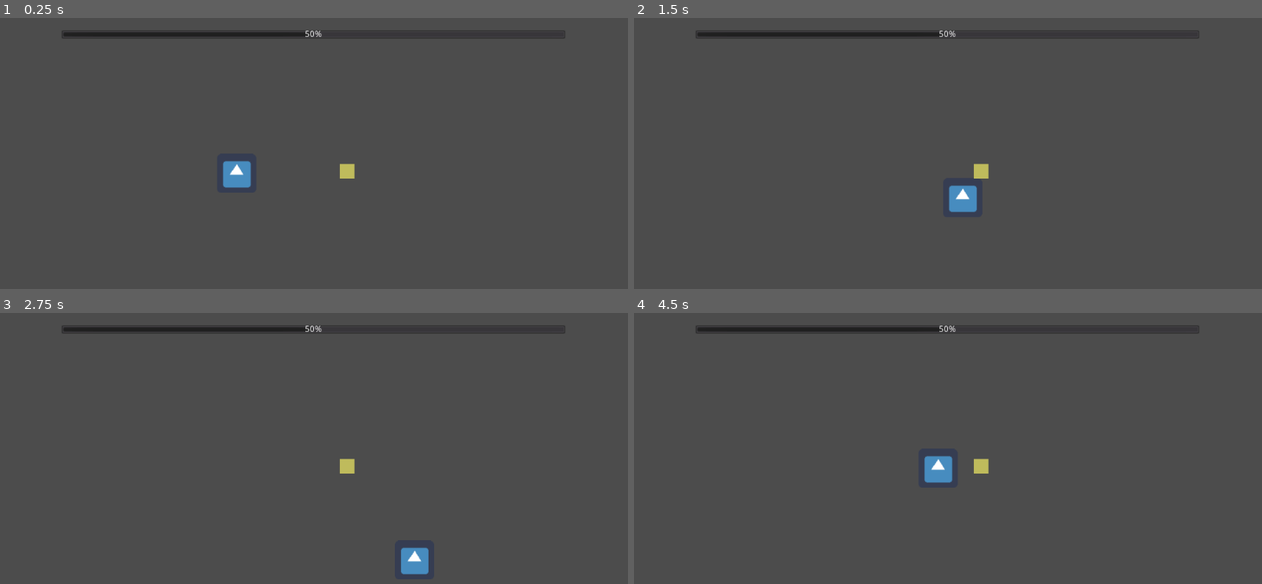
Above: before the commit, frames 1-4 (two rows, left to right).
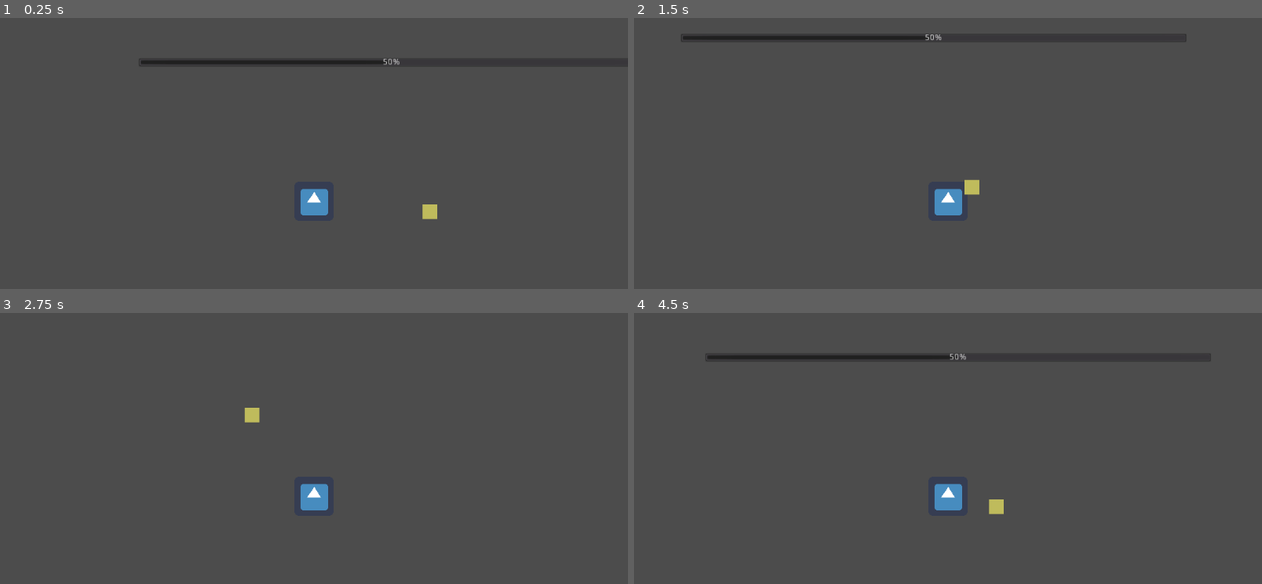
Above: after the commit, the same moments.

Repository: kris-pearman/global-game-jam-2021
Game: Godot game, scene res://Scenes/Game.tscn
The game is run twice, just before and just after one commit, with the same random seed, the same clock (stepped at 60 frames per second) and the same inputs. The engine's default icon, where the game draws it, is replaced by a stand-in: a white triangle on a blue panel in a dark square.
Inputs:
- Up to frame 1 (0.25 s): no input
- Up to frame 2 (1.5 s): tap Enter at 0.5 s; hold Right (right) 0.53-1.28 s; hold Down (down) from 1.28 s (still down)
- Up to frame 3 (2.75 s): release Down (down) at 2.03 s; hold Right (right) from 2.03 s (still down)
- Up to frame 4 (4.5 s): release Right (right) at 2.78 s; hold Up (up) 2.78-3.53 s; hold Left (left) from 3.53 s (still down)

The runs differ from the first frame. In frame 1, 3.0% of the frame differs, in the area x 9-90%, y 4-75%; in frame 2, 1.8%; in frame 3, 2.3%; in frame 4, 3.0%, in the area x 9-92%, y 4-75%.

Commit message:
player camera

Diff:
--- a/Global Game Jam 2021/Scenes/Game.tscn
+++ b/Global Game Jam 2021/Scenes/Game.tscn
@@ -5,15 +5,6 @@
 [ext_resource path="res://Scenes/UI/DrunkBar.gd" type="Script" id=3]
 
 [node name="Game" type="Node"]
-
-[node name="Player" parent="." instance=ExtResource( 1 )]
-position = Vector2( 385.785, 254.485 )
-
-[node name="TileMap" type="TileMap" parent="."]
-format = 1
-
-[node name="Node2D" parent="TileMap" instance=ExtResource( 2 )]
-position = Vector2( 566.004, 251.02 )
 
 [node name="UI" type="Control" parent="."]
 margin_right = 40.0
@@ -23,8 +14,8 @@
 }
 
 [node name="MarginContainer" type="MarginContainer" parent="UI"]
-margin_right = 1022.0
-margin_bottom = 595.0
+margin_right = 1025.0
+margin_bottom = 54.0
 size_flags_horizontal = 3
 size_flags_vertical = 3
 __meta__ = {
@@ -32,11 +23,11 @@
 }
 
 [node name="VBoxContainer" type="VBoxContainer" parent="UI/MarginContainer"]
-margin_right = 1022.0
-margin_bottom = 595.0
+margin_right = 1025.0
+margin_bottom = 54.0
 
 [node name="MarginContainer" type="MarginContainer" parent="UI/MarginContainer/VBoxContainer"]
-margin_right = 1022.0
+margin_right = 1025.0
 margin_bottom = 54.0
 custom_constants/margin_right = 100
 custom_constants/margin_top = 20
@@ -46,6 +37,15 @@
 [node name="DrunkBar" type="ProgressBar" parent="UI/MarginContainer/VBoxContainer/MarginContainer"]
 margin_left = 100.0
 margin_top = 20.0
-margin_right = 922.0
+margin_right = 925.0
 margin_bottom = 34.0
 script = ExtResource( 3 )
+
+[node name="Player" parent="." instance=ExtResource( 1 )]
+position = Vector2( 385.785, 254.485 )
+
+[node name="Node2D" parent="." instance=ExtResource( 2 )]
+position = Vector2( 574.984, 271.224 )
+
+[node name="TileMap" type="TileMap" parent="."]
+format = 1
--- a/Global Game Jam 2021/Scenes/Pickup/Pickup.tscn
+++ b/Global Game Jam 2021/Scenes/Pickup/Pickup.tscn
@@ -3,7 +3,7 @@
 [ext_resource path="res://Scenes/Pickup/Pickupable.gd" type="Script" id=1]
 [ext_resource path="res://Assets/Art/PickupPlaceholder.png" type="Texture" id=2]
 
-[node name="Node2D" type="Node2D"]
+[node name="Pickup" type="Node2D"]
 
 [node name="Pickupable" type="Node" parent="."]
 script = ExtResource( 1 )
--- a/Global Game Jam 2021/Scenes/Player.gd
+++ b/Global Game Jam 2021/Scenes/Player.gd
@@ -25,4 +25,4 @@
 func check_collision():
 	for i in get_slide_count():
 			var collision = get_slide_collision(i)
-			#print("Collided with: ", collision.collider.name)
+			print("Collided with: ", collision.collider.name)
--- a/Global Game Jam 2021/Scenes/Player.tscn
+++ b/Global Game Jam 2021/Scenes/Player.tscn
@@ -17,3 +17,6 @@
 
 [node name="Sprite" type="Sprite" parent="Player"]
 texture = ExtResource( 2 )
+
+[node name="Camera2D" type="Camera2D" parent="Player"]
+current = true
